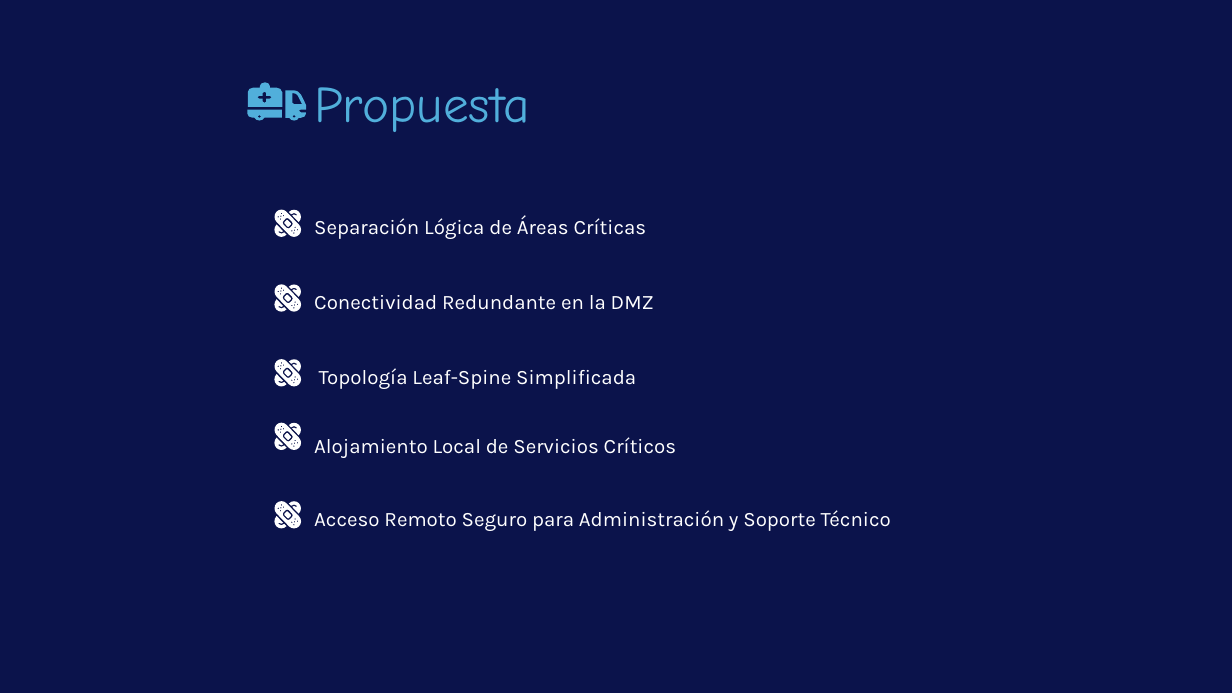
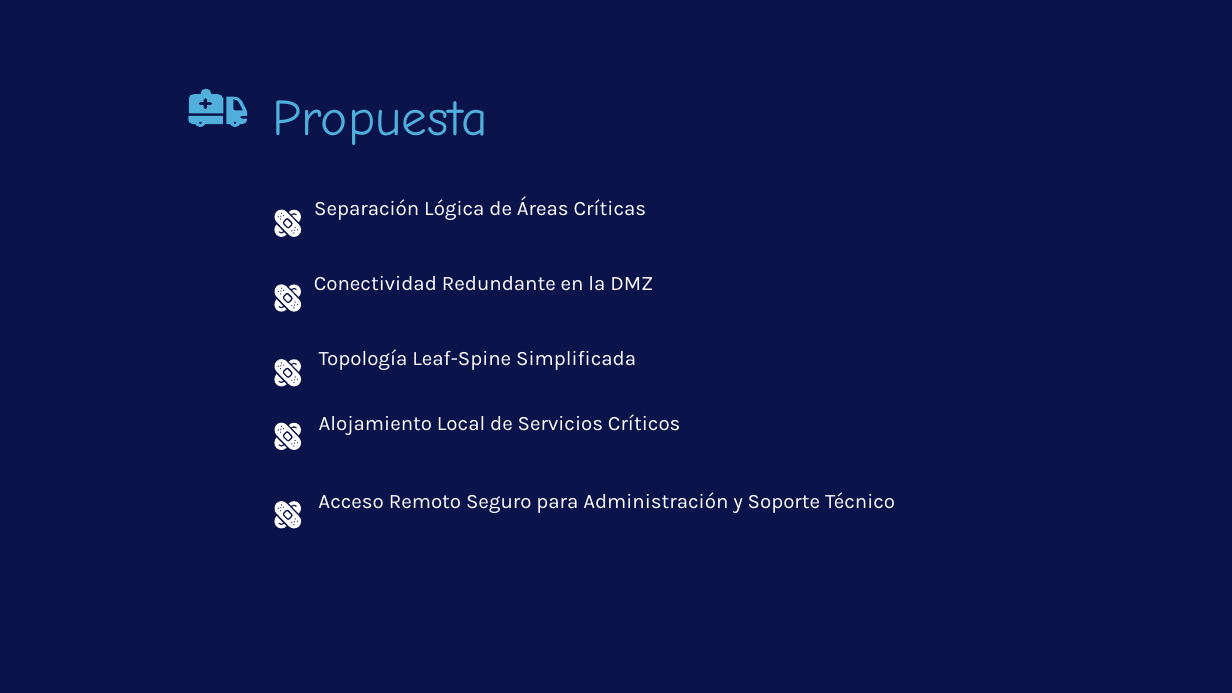
Before and after one commit to GatitosLab/final-lab, a slide deck: slide 4 of presentacion/LaolLinkConsulting_ProyectoFinalKyndryl_OlegLaura.v2.pptx. Drawn at 1232x693 pixels with LibreOffice and Linux fonts; fonts in the diff are those of the drawing; background and template pictures are left out. Boxes give left, top, right and bottom in pixels: in the first picture for what was removed or moved away, otherwise in the second. Text is boxed around its words. In the diff, an @@ line names an element or a change of style, - is before the commit and + after.

```diff
--- a/presentacion/LaolLinkConsulting_ProyectoFinalKyndryl_OlegLaura.v2.pptx
+++ b/presentacion/LaolLinkConsulting_ProyectoFinalKyndryl_OlegLaura.v2.pptx
@@ text "Propuesta": place and size @@
-text "Propuesta" at (314,87,530,132)
+text "Propuesta" at (273,100,489,145)
@@ 3 freeform shapes: place and size @@
-3 freeform shapes at (248,83,307,121)
+3 freeform shapes at (188,89,248,128)
@@ 3 texts: place and size @@
-3 texts at (314,216,654,389)
+3 texts at (314,196,653,370)
@@ text "Alojamiento Local de Servicios Críticos": place and size @@
-text "Alojamiento Local de Servicios Críticos" at (314,437,676,458)
+text "Alojamiento Local de Servicios Críticos" at (319,414,680,435)
@@ text "Acceso Remoto Seguro para Administración ...": place and size @@
-text "Acceso Remoto Seguro para Administración ..." at (314,510,891,531)
+text "Acceso Remoto Seguro para Administración ..." at (318,492,895,513)
```
Also in this commit, not shown: 15 other slides changed.
